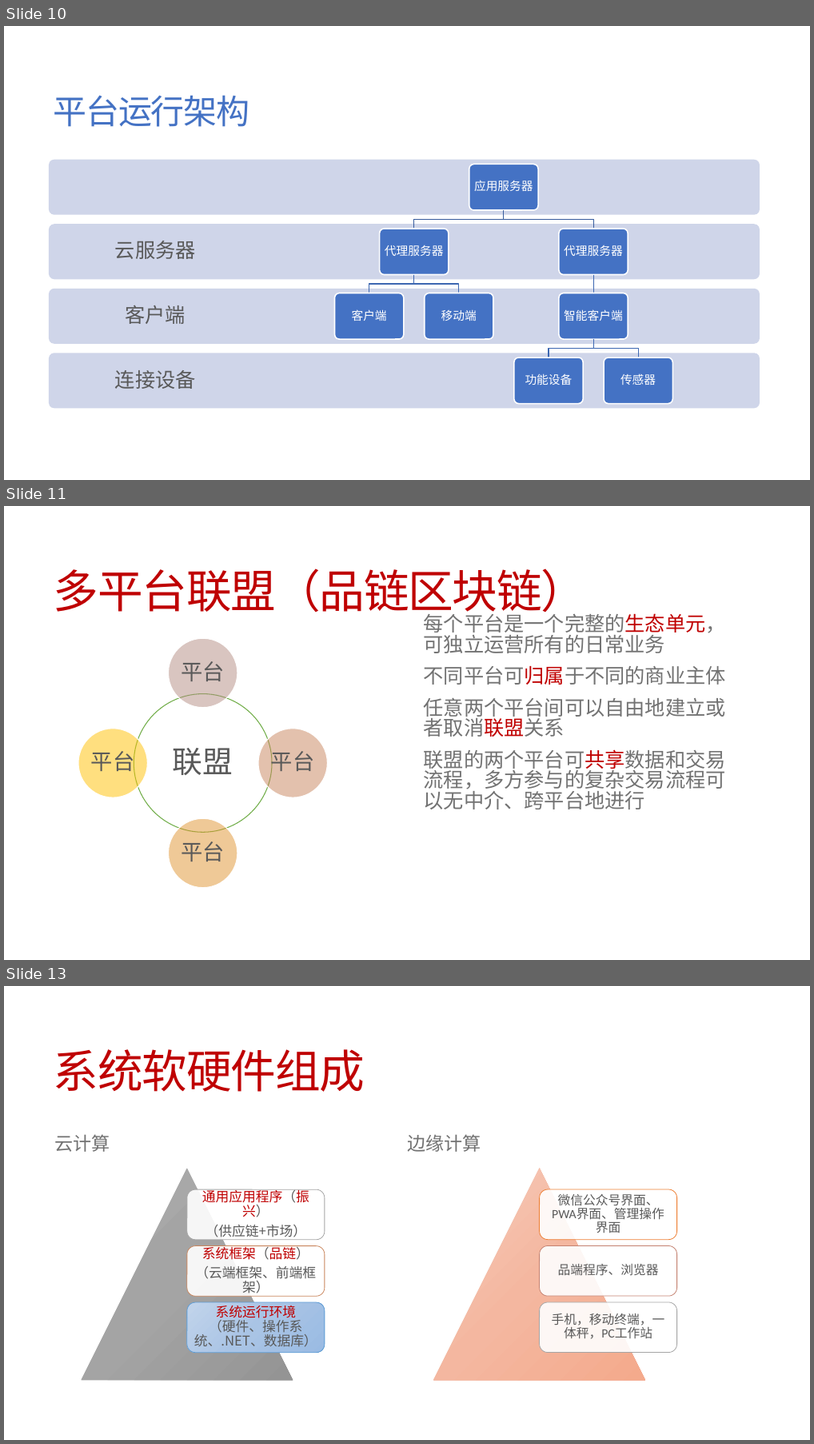
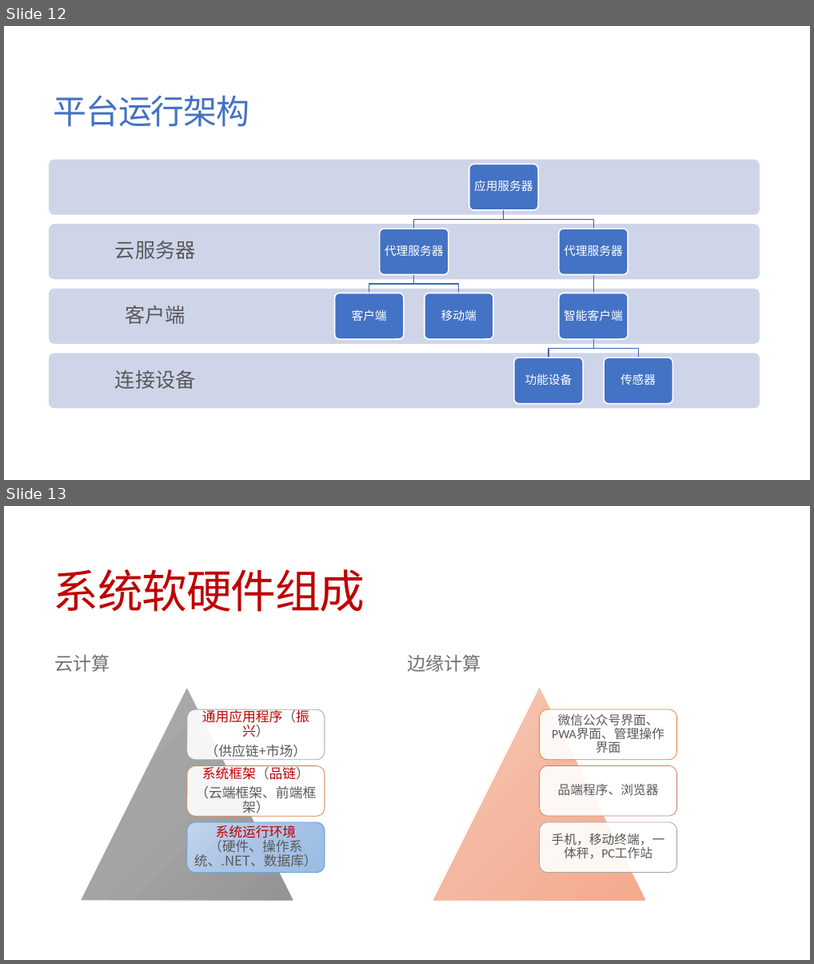
Before and after one commit to jzgi/chainsmart, a slide deck: Docs/品链供销平台.pptx. Shown one above the other, each under a label of ours: slides 10, 11 and 13 before the commit, slides 12 and 13 after it; the slides between them are not shown. The pictures are 814x1444 and 814x964 pixels, drawn with LibreOffice and Linux fonts; fonts in the diff are those of the drawing. Boxes give left, top, right and bottom in pixels: in the first picture for what was removed or moved away, otherwise in the second. Text is boxed around its words. In the diff, an @@ line names an element or a change of style, - is before the commit and + after.

```diff
--- a/Docs/品链供销平台.pptx
+++ b/Docs/品链供销平台.pptx
@@ slide 11 removed at box(4, 506, 810, 960), background #FFFFFF @@
@@ title removed at box(54, 568, 587, 619) @@
-多平台联盟（品链区块链）
@@ text removed at box(424, 610, 726, 809) @@
-  每个平台是一个完整的生态单元，可独立运营所有的日常业务
-  不同平台可归属于不同的商业主体
-  任意两个平台间可以自由地建立或者取消联盟关系
-  联盟的两个平台可共享数据和交易流程，多方参与的复杂交易流程可以无中介、跨平台地进行
@@ group removed at box(78, 639, 328, 887): 5 ellipses, 5 texts @@
-联盟
-平台
-平台
-平台
-平台
@@ what was slide 10 is now slide 12 @@
```
Also in this commit, not shown: 2 slides added, 6 other slides removed, 13 other files.
